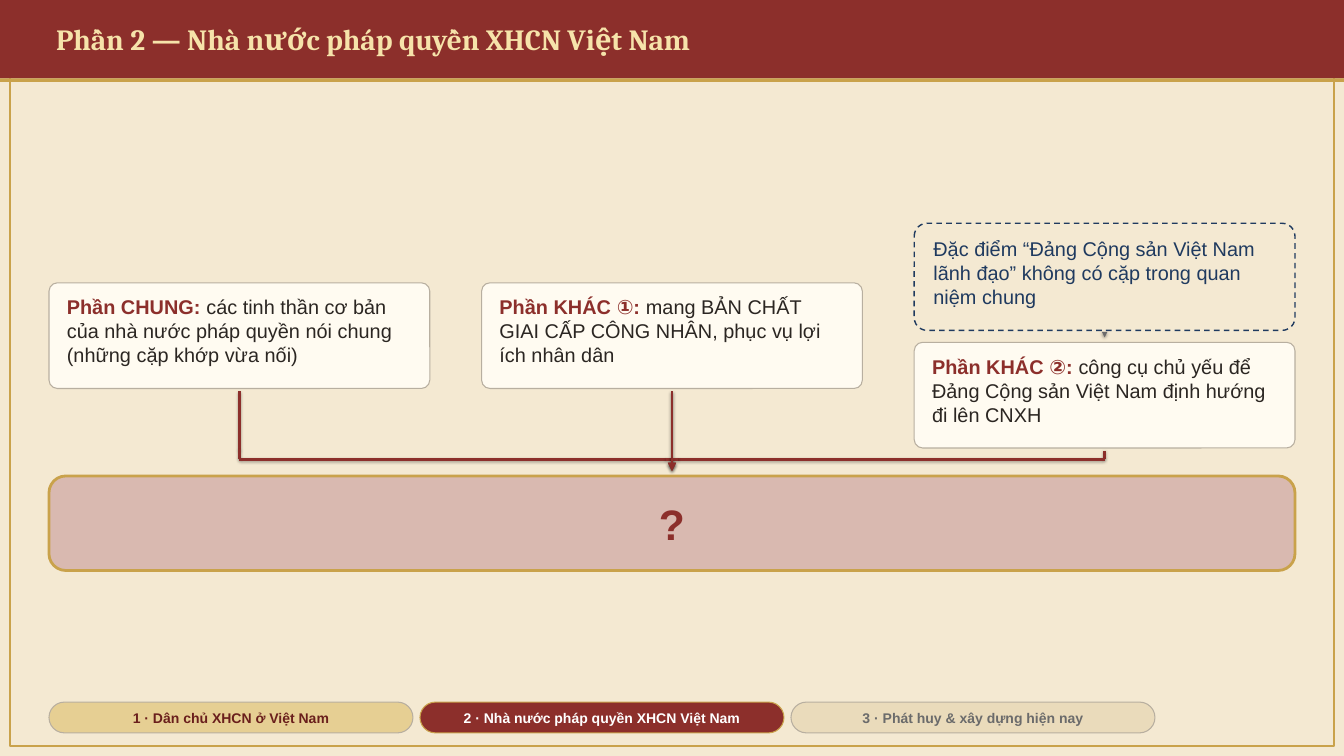
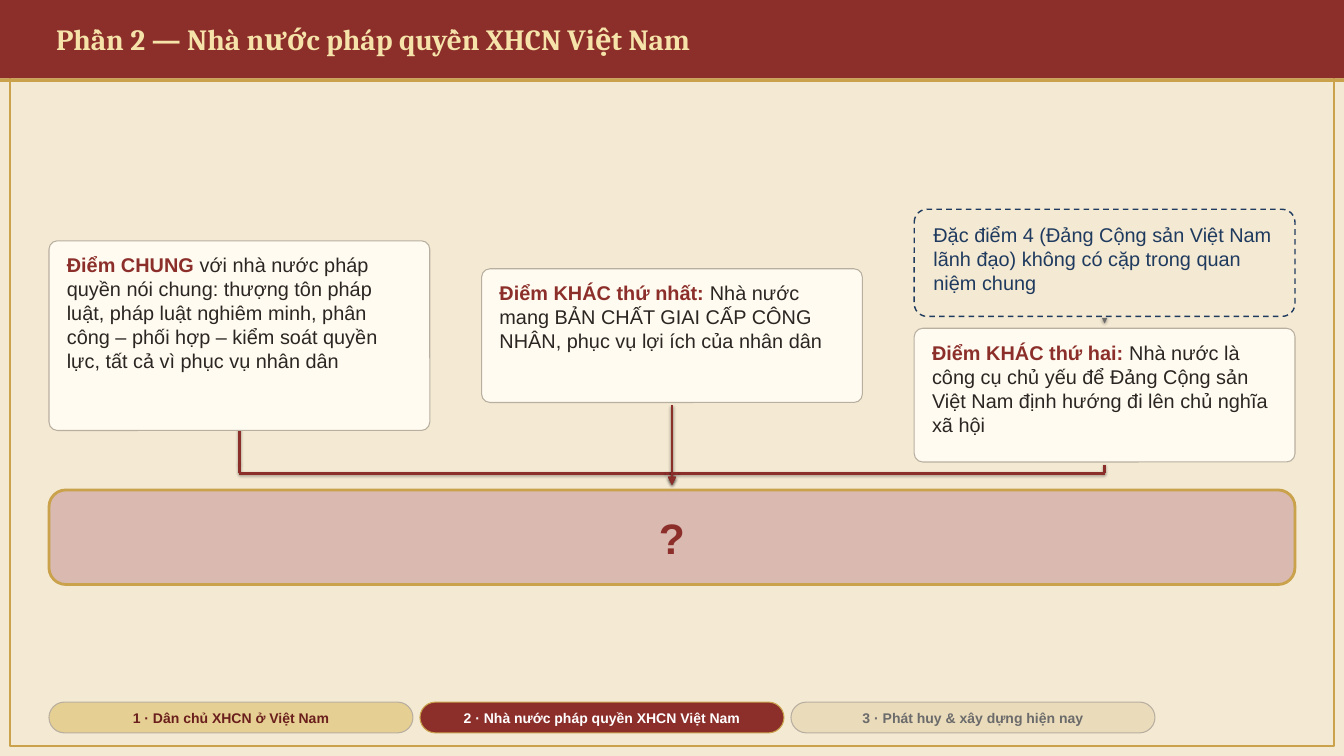
Before and after one commit to DatHoQuoc/mln122, a slide deck: slide 19 of mln133/MLN131_Chuong4_MucIII.pptx. Drawn at 1344x756 pixels with LibreOffice and Linux fonts; fonts in the diff are those of the drawing. Boxes give left, top, right and bottom in pixels: in the first picture for what was removed or moved away, otherwise in the second. Text is boxed around its words. In the diff, an @@ line names an element or a change of style, - is before the commit and + after.

```diff
--- a/mln133/MLN131_Chuong4_MucIII.pptx
+++ b/mln133/MLN131_Chuong4_MucIII.pptx
@@ rounded rectangle "Đặc điểm 4 (Đảng Cộng ...": place and size @@
-rounded rectangle "Đặc điểm 4 (Đảng Cộng ..." at (914,223,1295,330)
+rounded rectangle "Đặc điểm 4 (Đảng Cộng ..." at (914,209,1295,316)
@@ text in rounded rectangle at (933,227,1271,294): text changed @@
-Đặc điểm “Đảng Cộng sản Việt Nam lãnh đạo” không có cặp trong quan niệm chung
+Đặc điểm 4 (Đảng Cộng sản Việt Nam lãnh đạo) không có cặp trong quan niệm chung
@@ proportions changed in 3 elements at (482,269,863,403), (914,329,1295,462), (49,241,430,430) @@
@@ rounded rectangle "Điểm CHUNG với nhà nước ...": place and size @@
-rounded rectangle "Điểm CHUNG với nhà nước ..." at (49,283,430,388)
+rounded rectangle "Điểm CHUNG với nhà nước ..." at (49,241,430,430)
@@ text in rounded rectangle at (67,257,377,372): text changed @@
-Phần CHUNG: các tinh thần cơ bản của nhà nước pháp quyền nói chung (những cặp khớp vừa nối)
+Điểm CHUNG với nhà nước pháp quyền nói chung: thượng tôn pháp luật, pháp luật nghiêm minh, phân công – phối hợp – kiểm soát quyền lực, tất cả vì phục vụ nhân dân
@@ rounded rectangle "Điểm KHÁC thứ nhất: Nhà ...": place and size @@
-rounded rectangle "Điểm KHÁC thứ nhất: Nhà ..." at (482,283,863,388)
+rounded rectangle "Điểm KHÁC thứ nhất: Nhà ..." at (482,269,863,403)
@@ text in rounded rectangle at (499,285,822,352): text changed @@
-Phần KHÁC ①: mang BẢN CHẤT GIAI CẤP CÔNG NHÂN, phục vụ lợi ích nhân dân
+Điểm KHÁC thứ nhất: Nhà nước mang BẢN CHẤT GIAI CẤP CÔNG NHÂN, phục vụ lợi ích của nhân dân
@@ rounded rectangle "Điểm KHÁC thứ hai: Nhà ...": place and size @@
-rounded rectangle "Điểm KHÁC thứ hai: Nhà ..." at (914,342,1295,448)
+rounded rectangle "Điểm KHÁC thứ hai: Nhà ..." at (914,329,1295,462)
@@ arrow moved from (1105, 333) - (1105, 337) to (1105, 319) - (1105, 323) @@
@@ text in rounded rectangle at (932,344,1268,435): text changed @@
-Phần KHÁC ②: công cụ chủ yếu để Đảng Cộng sản Việt Nam định hướng đi lên CNXH
+Điểm KHÁC thứ hai: Nhà nước là công cụ chủ yếu để Đảng Cộng sản Việt Nam định hướng đi lên chủ nghĩa xã hội
@@ line moved from (239, 391) - (239, 450) to (239, 419) - (239, 464) @@
@@ 7 lines, 2 arrows, 1 rounded rectangle: place and size @@
-7 lines, 2 arrows, 1 rounded rectangle at (49,391,1295,571)
+7 lines, 2 arrows, 1 rounded rectangle at (49,405,1295,585)
```
Also in this commit, not shown: 1 other slide changed, 4 other files.
